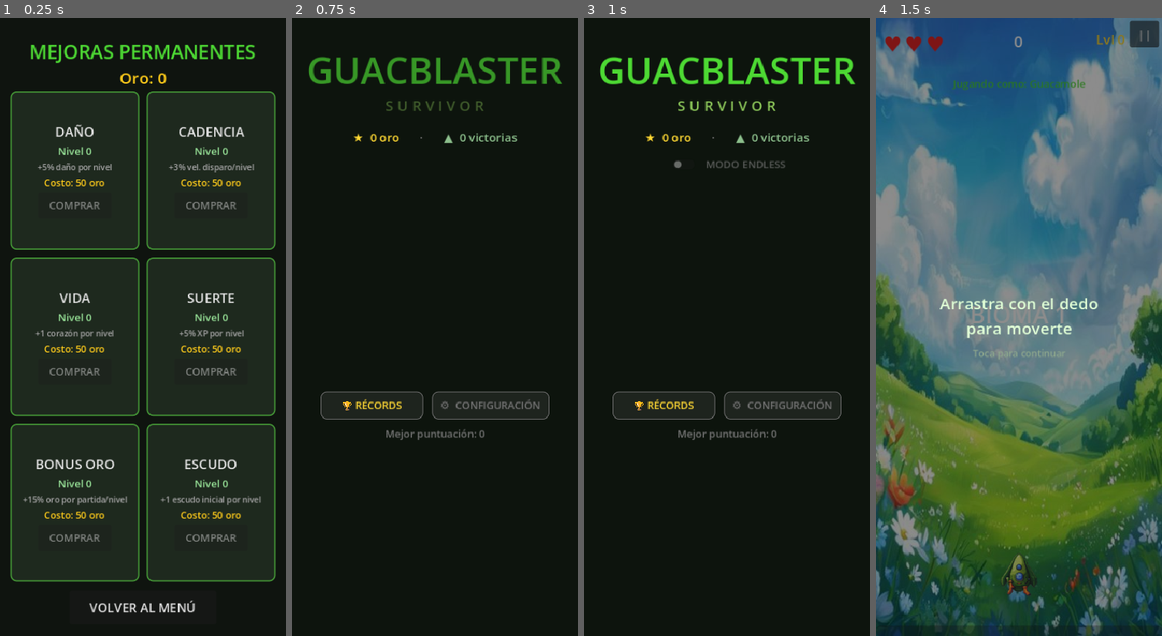
Above: before the commit, frames 1-4 (left to right).
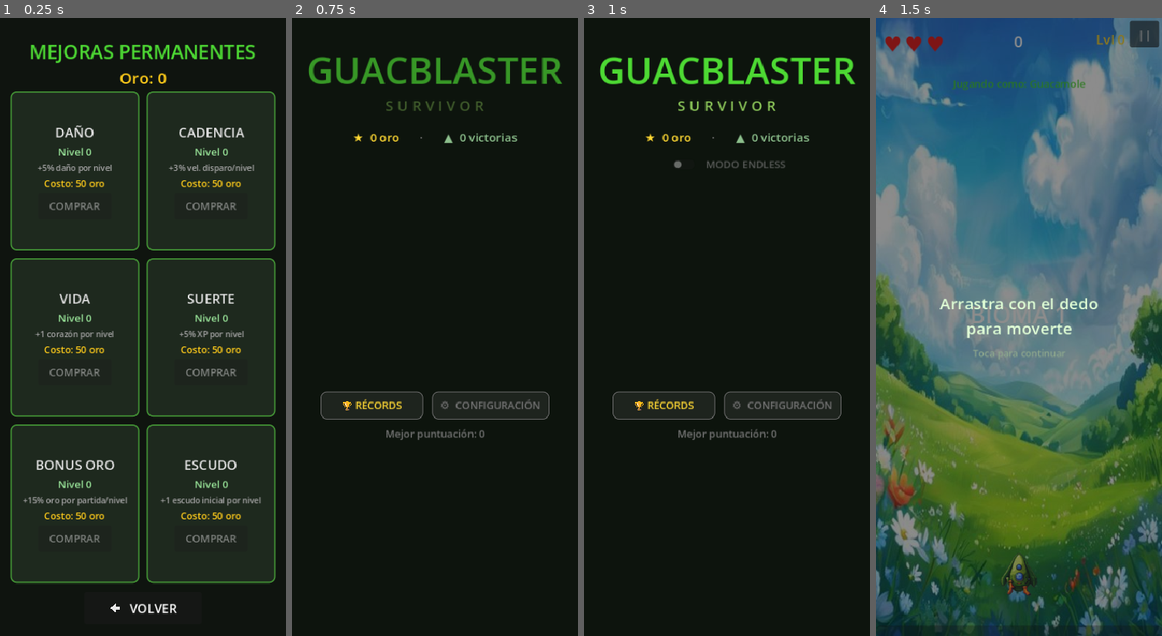
Above: after the commit, the same moments.

Repository: JoseNoIP/gb-GuacBlaster-Survivor
Game: Godot game, scene res://src/scenes/UpgradeScreen.tscn
Two runs of this game, one before a commit and one after it. Both use one fixed random seed, a clock stepped at 60 frames per second and the inputs below. This scene is started directly instead of the project's main scene.
Inputs (mouse positions are in pixels of both pictures, inside the frame that each line leads up to):
- Up to frame 1 (0.25 s): no input
- Up to frame 2 (0.75 s): click (435, 605) at 0.5 s
- Up to frame 3 (1 s): no input
- Up to frame 4 (1.5 s): click (1019, 209) at 1.25 s

The runs differ from the first frame. In frame 1, 4.8% of the frame differs, in the area x 3-97%, y 17-97%; in frame 2, nothing differs; in frame 3, nothing differs; in frame 4, nothing differs.

Commit message:
feat: Add back button with icon to multiple screens for improved navigation

Diff:
--- a/src/features/ui/IconPainter.gd
+++ b/src/features/ui/IconPainter.gd
@@ -3,7 +3,7 @@
 ## Draws named menu icons procedurally via Godot's CanvasItem draw API.
 ## Set icon_id before adding to the scene tree; the Control auto-sizes to
 ## custom_minimum_size. Recognized ids: play, character, upgrades, missions,
-## achievements, map, challenge, settings.
+## achievements, map, challenge, settings, back.
 
 const _GOLD: Color = Color(1.0, 0.83, 0.12)
 const _RED: Color = Color(0.9, 0.22, 0.18)
@@ -25,6 +25,7 @@
 		&"map":           _draw_map(c, r)
 		&"challenge":     _draw_challenge(c, r)
 		&"settings":      _draw_settings(c, r)
+		&"back":          _draw_back(c, r)
 
 # ── helpers ────────────────────────────────────────────────────────────────
 
@@ -208,6 +209,18 @@
 
 # ── settings — 6-tooth gear ────────────────────────────────────────────────
 
+func _draw_back(c: Vector2, r: float) -> void:
+	_poly(PackedVector2Array([
+		c + Vector2(-r, 0.0),
+		c + Vector2(0.0, -r * 0.8),
+		c + Vector2(0.0, -r * 0.32),
+		c + Vector2(r * 0.72, -r * 0.32),
+		c + Vector2(r * 0.72, r * 0.32),
+		c + Vector2(0.0, r * 0.32),
+		c + Vector2(0.0, r * 0.8),
+	]), icon_color)
+
+# ── settings — 6-tooth gear ────────────────────────────────────────────────
 func _draw_settings(c: Vector2, r: float) -> void:
 	var inner_r: float = r * 0.62
 	var tooth_w: float = r * 0.3
--- a/src/scenes/AchievementsScreen.gd
+++ b/src/scenes/AchievementsScreen.gd
@@ -66,11 +66,25 @@
 	root.add_child(bottom_pad)
 
 	var back_btn: Button = Button.new()
-	back_btn.text = "VOLVER"
 	back_btn.custom_minimum_size = Vector2(160.0, 44.0)
-	back_btn.add_theme_font_size_override(&"font_size", 17)
 	back_btn.size_flags_horizontal = Control.SIZE_SHRINK_CENTER
 	back_btn.pressed.connect(_on_back_pressed)
+	var back_hbox: HBoxContainer = HBoxContainer.new()
+	back_hbox.alignment = BoxContainer.ALIGNMENT_CENTER
+	back_hbox.set_anchors_preset(Control.PRESET_FULL_RECT)
+	back_hbox.mouse_filter = Control.MOUSE_FILTER_IGNORE
+	back_btn.add_child(back_hbox)
+	var back_icon: IconPainter = IconPainter.new()
+	back_icon.icon_id = &"back"
+	back_icon.icon_color = Color(1.0, 1.0, 1.0, 0.9)
+	back_icon.custom_minimum_size = Vector2(20.0, 20.0)
+	back_icon.mouse_filter = Control.MOUSE_FILTER_IGNORE
+	back_hbox.add_child(back_icon)
+	var back_lbl: Label = Label.new()
+	back_lbl.text = " VOLVER"
+	back_lbl.add_theme_font_size_override(&"font_size", 17)
+	back_lbl.mouse_filter = Control.MOUSE_FILTER_IGNORE
+	back_hbox.add_child(back_lbl)
 	root.add_child(back_btn)
 
 	var final_pad: Control = Control.new()
--- a/src/scenes/BiomeMapScreen.gd
+++ b/src/scenes/BiomeMapScreen.gd
@@ -80,11 +80,25 @@
 	root.add_child(bottom_pad)
 
 	var back_btn: Button = Button.new()
-	back_btn.text = "VOLVER"
 	back_btn.custom_minimum_size = Vector2(160.0, 44.0)
-	back_btn.add_theme_font_size_override(&"font_size", 17)
 	back_btn.size_flags_horizontal = Control.SIZE_SHRINK_CENTER
 	back_btn.pressed.connect(_on_back_pressed)
+	var back_hbox: HBoxContainer = HBoxContainer.new()
+	back_hbox.alignment = BoxContainer.ALIGNMENT_CENTER
+	back_hbox.set_anchors_preset(Control.PRESET_FULL_RECT)
+	back_hbox.mouse_filter = Control.MOUSE_FILTER_IGNORE
+	back_btn.add_child(back_hbox)
+	var back_icon: IconPainter = IconPainter.new()
+	back_icon.icon_id = &"back"
+	back_icon.icon_color = Color(1.0, 1.0, 1.0, 0.9)
+	back_icon.custom_minimum_size = Vector2(20.0, 20.0)
+	back_icon.mouse_filter = Control.MOUSE_FILTER_IGNORE
+	back_hbox.add_child(back_icon)
+	var back_lbl: Label = Label.new()
+	back_lbl.text = " VOLVER"
+	back_lbl.add_theme_font_size_override(&"font_size", 17)
+	back_lbl.mouse_filter = Control.MOUSE_FILTER_IGNORE
+	back_hbox.add_child(back_lbl)
 	root.add_child(back_btn)
 
 	var final_pad: Control = Control.new()
--- a/src/scenes/CharacterSelectScreen.gd
+++ b/src/scenes/CharacterSelectScreen.gd
@@ -110,11 +110,25 @@
 	root.add_child(bottom_pad)
 
 	var back_btn: Button = Button.new()
-	back_btn.text = "VOLVER"
 	back_btn.custom_minimum_size = Vector2(160.0, 44.0)
-	back_btn.add_theme_font_size_override(&"font_size", 17)
 	back_btn.size_flags_horizontal = Control.SIZE_SHRINK_CENTER
 	back_btn.pressed.connect(_on_back_pressed)
+	var back_hbox: HBoxContainer = HBoxContainer.new()
+	back_hbox.alignment = BoxContainer.ALIGNMENT_CENTER
+	back_hbox.set_anchors_preset(Control.PRESET_FULL_RECT)
+	back_hbox.mouse_filter = Control.MOUSE_FILTER_IGNORE
+	back_btn.add_child(back_hbox)
+	var back_icon: IconPainter = IconPainter.new()
+	back_icon.icon_id = &"back"
+	back_icon.icon_color = Color(1.0, 1.0, 1.0, 0.9)
+	back_icon.custom_minimum_size = Vector2(20.0, 20.0)
+	back_icon.mouse_filter = Control.MOUSE_FILTER_IGNORE
+	back_hbox.add_child(back_icon)
+	var back_lbl: Label = Label.new()
+	back_lbl.text = " VOLVER"
+	back_lbl.add_theme_font_size_override(&"font_size", 17)
+	back_lbl.mouse_filter = Control.MOUSE_FILTER_IGNORE
+	back_hbox.add_child(back_lbl)
 	root.add_child(back_btn)
 
 	var final_pad: Control = Control.new()
--- a/src/scenes/DailyMissionsScreen.gd
+++ b/src/scenes/DailyMissionsScreen.gd
@@ -71,11 +71,25 @@
 	root.add_child(bottom_pad)
 
 	var back_btn: Button = Button.new()
-	back_btn.text = "VOLVER"
 	back_btn.custom_minimum_size = Vector2(160.0, 44.0)
-	back_btn.add_theme_font_size_override(&"font_size", 17)
 	back_btn.size_flags_horizontal = Control.SIZE_SHRINK_CENTER
 	back_btn.pressed.connect(_on_back_pressed)
+	var back_hbox: HBoxContainer = HBoxContainer.new()
+	back_hbox.alignment = BoxContainer.ALIGNMENT_CENTER
+	back_hbox.set_anchors_preset(Control.PRESET_FULL_RECT)
+	back_hbox.mouse_filter = Control.MOUSE_FILTER_IGNORE
+	back_btn.add_child(back_hbox)
+	var back_icon: IconPainter = IconPainter.new()
+	back_icon.icon_id = &"back"
+	back_icon.icon_color = Color(1.0, 1.0, 1.0, 0.9)
+	back_icon.custom_minimum_size = Vector2(20.0, 20.0)
+	back_icon.mouse_filter = Control.MOUSE_FILTER_IGNORE
+	back_hbox.add_child(back_icon)
+	var back_lbl: Label = Label.new()
+	back_lbl.text = " VOLVER"
+	back_lbl.add_theme_font_size_override(&"font_size", 17)
+	back_lbl.mouse_filter = Control.MOUSE_FILTER_IGNORE
+	back_hbox.add_child(back_lbl)
 	root.add_child(back_btn)
 
 	var final_pad: Control = Control.new()
--- a/src/scenes/HighScoresScreen.gd
+++ b/src/scenes/HighScoresScreen.gd
@@ -112,13 +112,27 @@
 	root.add_child(back_pad)
 
 	var back_btn: Button = Button.new()
-	back_btn.text = "← VOLVER"
-	back_btn.custom_minimum_size = Vector2(180.0, 48.0)
+	back_btn.custom_minimum_size = Vector2(160.0, 44.0)
 	back_btn.size_flags_horizontal = Control.SIZE_SHRINK_CENTER
-	back_btn.add_theme_font_size_override(&"font_size", 16)
 	back_btn.pressed.connect(func() -> void:
 		get_tree().change_scene_to_file.call_deferred("res://src/scenes/MainMenu.tscn")
 	)
+	var back_hbox: HBoxContainer = HBoxContainer.new()
+	back_hbox.alignment = BoxContainer.ALIGNMENT_CENTER
+	back_hbox.set_anchors_preset(Control.PRESET_FULL_RECT)
+	back_hbox.mouse_filter = Control.MOUSE_FILTER_IGNORE
+	back_btn.add_child(back_hbox)
+	var back_icon: IconPainter = IconPainter.new()
+	back_icon.icon_id = &"back"
+	back_icon.icon_color = Color(1.0, 1.0, 1.0, 0.9)
+	back_icon.custom_minimum_size = Vector2(20.0, 20.0)
+	back_icon.mouse_filter = Control.MOUSE_FILTER_IGNORE
+	back_hbox.add_child(back_icon)
+	var back_lbl: Label = Label.new()
+	back_lbl.text = " VOLVER"
+	back_lbl.add_theme_font_size_override(&"font_size", 17)
+	back_lbl.mouse_filter = Control.MOUSE_FILTER_IGNORE
+	back_hbox.add_child(back_lbl)
 	root.add_child(back_btn)
 
 	var bot_pad: Control = Control.new()
--- a/src/scenes/SettingsScreen.gd
+++ b/src/scenes/SettingsScreen.gd
@@ -103,11 +103,25 @@
 	root.add_child(spacer_bottom)
 
 	var back_btn: Button = Button.new()
-	back_btn.text = "← ATRÁS"
-	back_btn.custom_minimum_size = Vector2(160.0, 50.0)
-	back_btn.add_theme_font_size_override(&"font_size", 20)
+	back_btn.custom_minimum_size = Vector2(160.0, 44.0)
 	back_btn.size_flags_horizontal = Control.SIZE_SHRINK_CENTER
 	back_btn.pressed.connect(_on_back_pressed)
+	var back_hbox: HBoxContainer = HBoxContainer.new()
+	back_hbox.alignment = BoxContainer.ALIGNMENT_CENTER
+	back_hbox.set_anchors_preset(Control.PRESET_FULL_RECT)
+	back_hbox.mouse_filter = Control.MOUSE_FILTER_IGNORE
+	back_btn.add_child(back_hbox)
+	var back_icon: IconPainter = IconPainter.new()
+	back_icon.icon_id = &"back"
+	back_icon.icon_color = Color(1.0, 1.0, 1.0, 0.9)
+	back_icon.custom_minimum_size = Vector2(20.0, 20.0)
+	back_icon.mouse_filter = Control.MOUSE_FILTER_IGNORE
+	back_hbox.add_child(back_icon)
+	var back_lbl: Label = Label.new()
+	back_lbl.text = " VOLVER"
+	back_lbl.add_theme_font_size_override(&"font_size", 17)
+	back_lbl.mouse_filter = Control.MOUSE_FILTER_IGNORE
+	back_hbox.add_child(back_lbl)
 	root.add_child(back_btn)
 
 	var spacer_final: Control = Control.new()
--- a/src/scenes/UpgradeScreen.gd
+++ b/src/scenes/UpgradeScreen.gd
@@ -89,11 +89,25 @@
 	root.add_child(bottom_pad)
 
 	var back_btn: Button = Button.new()
-	back_btn.text = "VOLVER AL MENÚ"
-	back_btn.custom_minimum_size = Vector2(200.0, 46.0)
-	back_btn.add_theme_font_size_override(&"font_size", 17)
+	back_btn.custom_minimum_size = Vector2(160.0, 44.0)
 	back_btn.size_flags_horizontal = Control.SIZE_SHRINK_CENTER
 	back_btn.pressed.connect(_on_back_pressed)
+	var back_hbox: HBoxContainer = HBoxContainer.new()
+	back_hbox.alignment = BoxContainer.ALIGNMENT_CENTER
+	back_hbox.set_anchors_preset(Control.PRESET_FULL_RECT)
+	back_hbox.mouse_filter = Control.MOUSE_FILTER_IGNORE
+	back_btn.add_child(back_hbox)
+	var back_icon: IconPainter = IconPainter.new()
+	back_icon.icon_id = &"back"
+	back_icon.icon_color = Color(1.0, 1.0, 1.0, 0.9)
+	back_icon.custom_minimum_size = Vector2(20.0, 20.0)
+	back_icon.mouse_filter = Control.MOUSE_FILTER_IGNORE
+	back_hbox.add_child(back_icon)
+	var back_lbl: Label = Label.new()
+	back_lbl.text = " VOLVER"
+	back_lbl.add_theme_font_size_override(&"font_size", 17)
+	back_lbl.mouse_filter = Control.MOUSE_FILTER_IGNORE
+	back_hbox.add_child(back_lbl)
 	root.add_child(back_btn)
 
 	var final_pad: Control = Control.new()
--- a/src/scenes/WeeklyChallengeScreen.gd
+++ b/src/scenes/WeeklyChallengeScreen.gd
@@ -124,20 +124,34 @@
 	play_btn.pressed.connect(_on_play_pressed)
 	root.add_child(play_btn)
 
-	var gap3: Control = Control.new()
-	gap3.custom_minimum_size = Vector2(0.0, 12.0)
-	root.add_child(gap3)
+	var bottom_fill: Control = Control.new()
+	bottom_fill.size_flags_vertical = Control.SIZE_EXPAND_FILL
+	root.add_child(bottom_fill)
 
 	var back_btn: Button = Button.new()
-	back_btn.text = "VOLVER"
 	back_btn.custom_minimum_size = Vector2(160.0, 44.0)
-	back_btn.add_theme_font_size_override(&"font_size", 17)
 	back_btn.size_flags_horizontal = Control.SIZE_SHRINK_CENTER
 	back_btn.pressed.connect(_on_back_pressed)
+	var back_hbox: HBoxContainer = HBoxContainer.new()
+	back_hbox.alignment = BoxContainer.ALIGNMENT_CENTER
+	back_hbox.set_anchors_preset(Control.PRESET_FULL_RECT)
+	back_hbox.mouse_filter = Control.MOUSE_FILTER_IGNORE
+	back_btn.add_child(back_hbox)
+	var back_icon: IconPainter = IconPainter.new()
+	back_icon.icon_id = &"back"
+	back_icon.icon_color = Color(1.0, 1.0, 1.0, 0.9)
+	back_icon.custom_minimum_size = Vector2(20.0, 20.0)
+	back_icon.mouse_filter = Control.MOUSE_FILTER_IGNORE
+	back_hbox.add_child(back_icon)
+	var back_lbl: Label = Label.new()
+	back_lbl.text = " VOLVER"
+	back_lbl.add_theme_font_size_override(&"font_size", 17)
+	back_lbl.mouse_filter = Control.MOUSE_FILTER_IGNORE
+	back_hbox.add_child(back_lbl)
 	root.add_child(back_btn)
 
 	var bottom_pad: Control = Control.new()
-	bottom_pad.size_flags_vertical = Control.SIZE_EXPAND_FILL
+	bottom_pad.custom_minimum_size = Vector2(0.0, 14.0)
 	root.add_child(bottom_pad)
 
 func _on_play_pressed() -> void:
